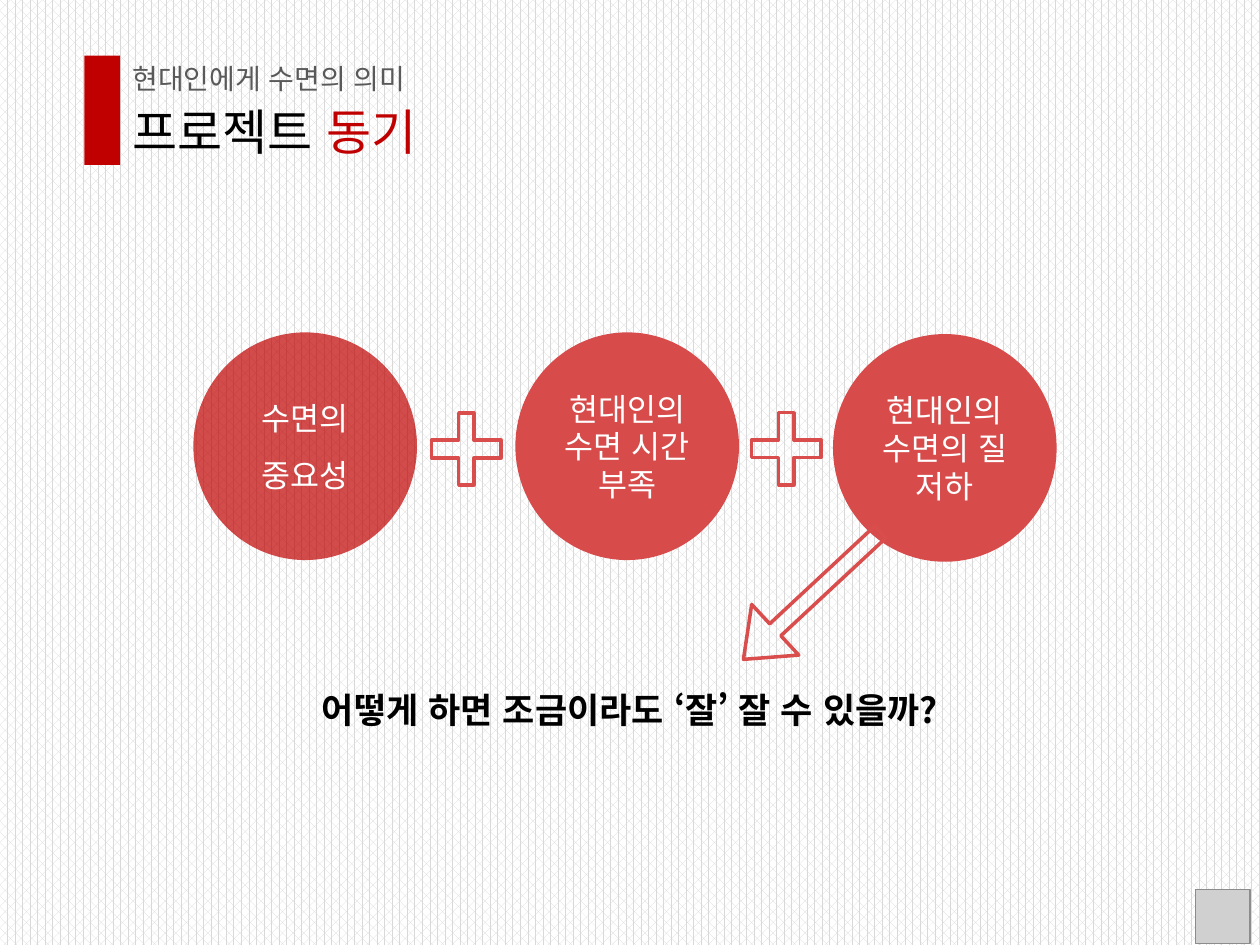
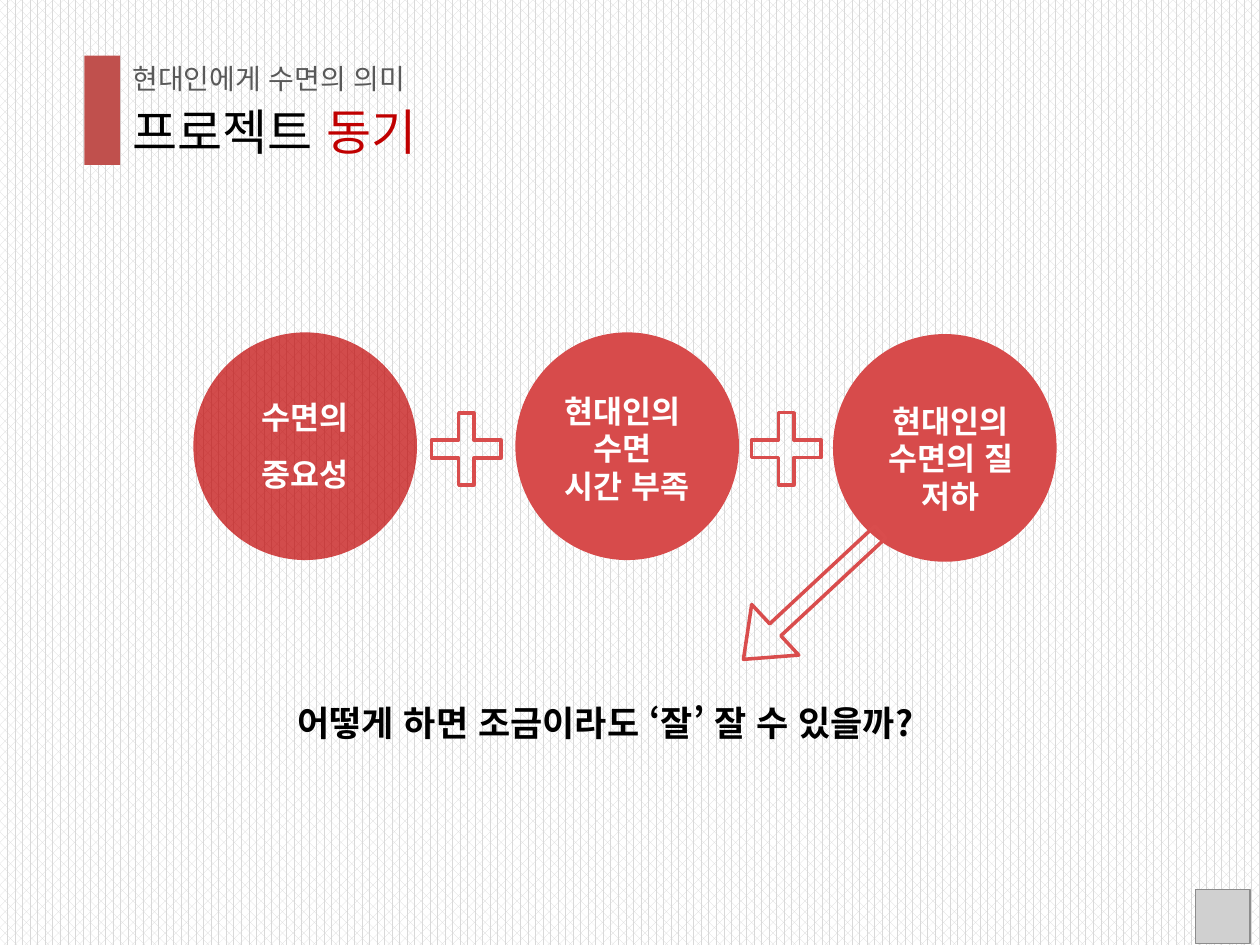
Before and after one commit to dongjooyun/Fall-2019-OSS_Term_project, a slide deck: slide 4 of group6presentation.pptx. Drawn at 1260x945 pixels with LibreOffice and Linux fonts; fonts in the diff are those of the drawing; grey boxes stand for pictures. Boxes give left, top, right and bottom in pixels: in the first picture for what was removed or moved away, otherwise in the second. Text is boxed around its words. In the diff, an @@ line names an element or a change of style, - is before the commit and + after.

Commit message:
ppt change 1

```diff
--- a/group6presentation.pptx
+++ b/group6presentation.pptx
@@ rectangle at (x1=84, y1=55, x2=120, y2=165): fill #C00000 to #C0504D @@
@@ text in ellipse at (x1=262, y1=404, x2=349, y2=490): text removed @@
-수면의
-중요성
@@ text added at (x1=262, y1=402, x2=349, y2=489), 18 pt, text #FFFFFF, bold @@
+수면의
+중요성
@@ text in ellipse at (x1=565, y1=395, x2=690, y2=499): text removed @@
-현대인의 수면 시간 부족
@@ text added at (x1=565, y1=396, x2=690, y2=501), 18 pt, text #FFFFFF, bold @@
+현대인의
+수면
+시간 부족
@@ text in ellipse at (x1=882, y1=396, x2=1007, y2=501): text removed @@
-현대인의
-수면의 질
-저하
@@ text added at (x1=888, y1=406, x2=1013, y2=511), 18 pt, text #FFFFFF, bold @@
+현대인의
+수면의 질
+저하
@@ text "어떻게 하면 조금이라도 ‘잘’ 잘 ..." moved from (x1=322, y1=692, x2=938, y2=727) to (x1=297, y1=705, x2=913, y2=740) @@
```
Also in this commit, not shown: 7 other slides changed.
